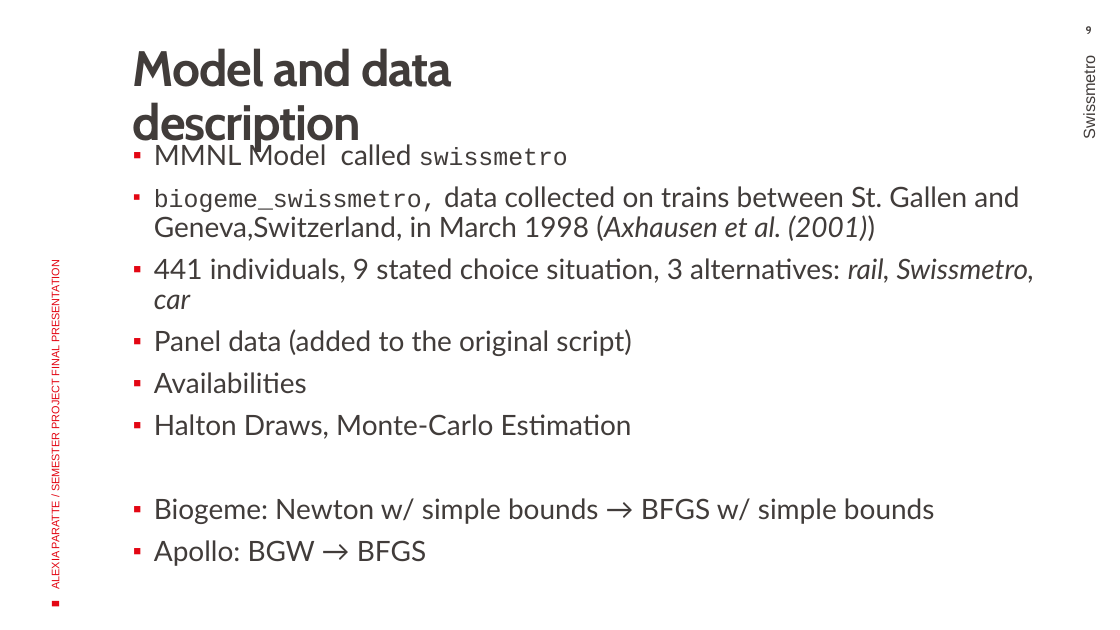
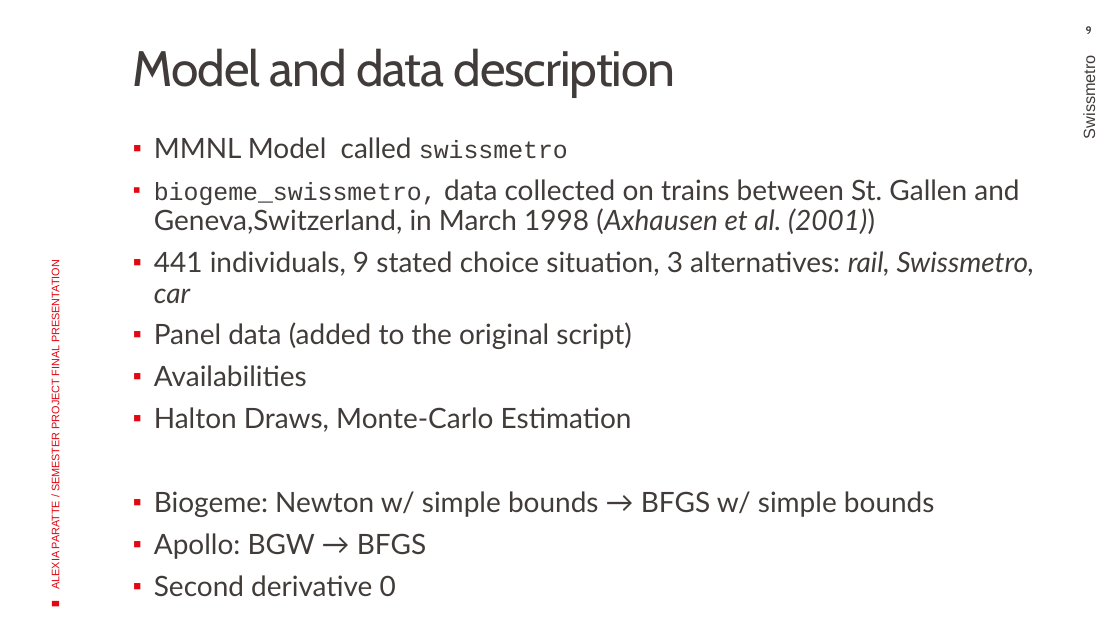
Before and after one commit to araccoon22/Semester-project, a slide deck: slide 9 of Documentation/Reports/Final Presentation - Semester project.pptx. Drawn at 1120x630 pixels with LibreOffice and Linux fonts; fonts in the diff are those of the drawing; background and template pictures are left out. Boxes give left, top, right and bottom in pixels: in the first picture for what was removed or moved away, otherwise in the second. Text is boxed around its words. In the diff, an @@ line names an element or a change of style, - is before the commit and + after.

```diff
--- a/Documentation/Reports/Final Presentation - Semester project.pptx
+++ b/Documentation/Reports/Final Presentation - Semester project.pptx
@@ title "Model and data description" at [133,48,675,97]: bold off @@
@@ text at [154,575,396,596]: paragraph added @@
+▪ Second derivative 0
```
Also in this commit, not shown: 8 other slides changed, 9 slides added, 6 other files.
